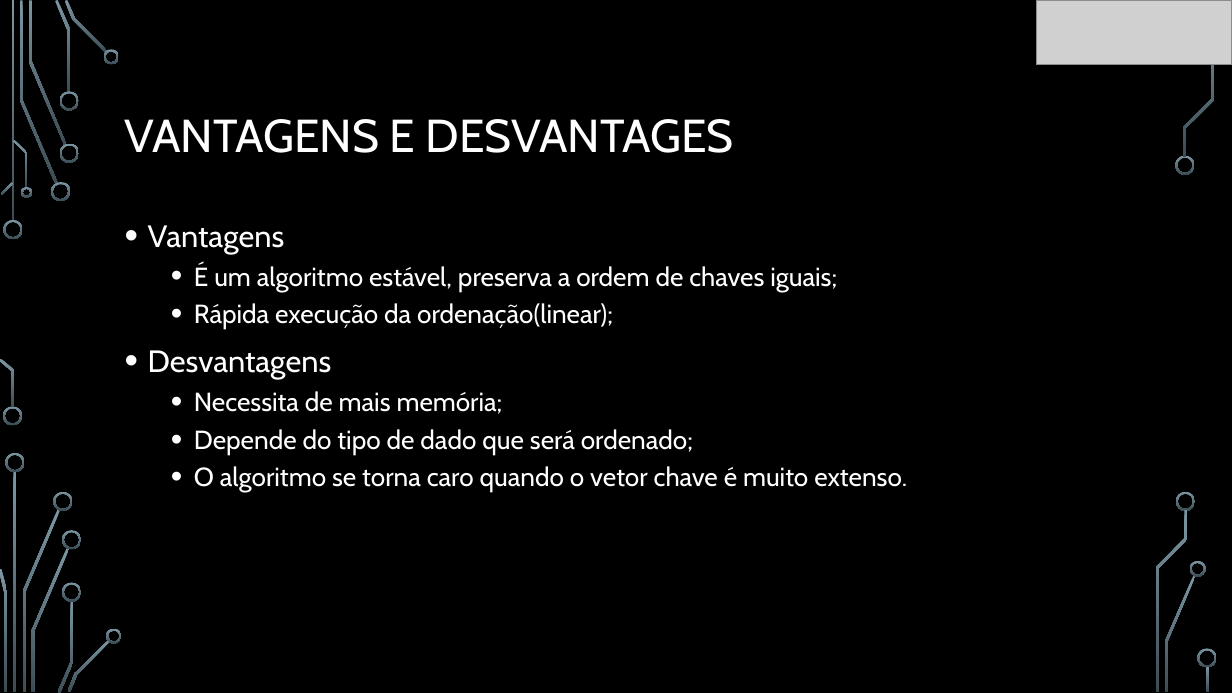
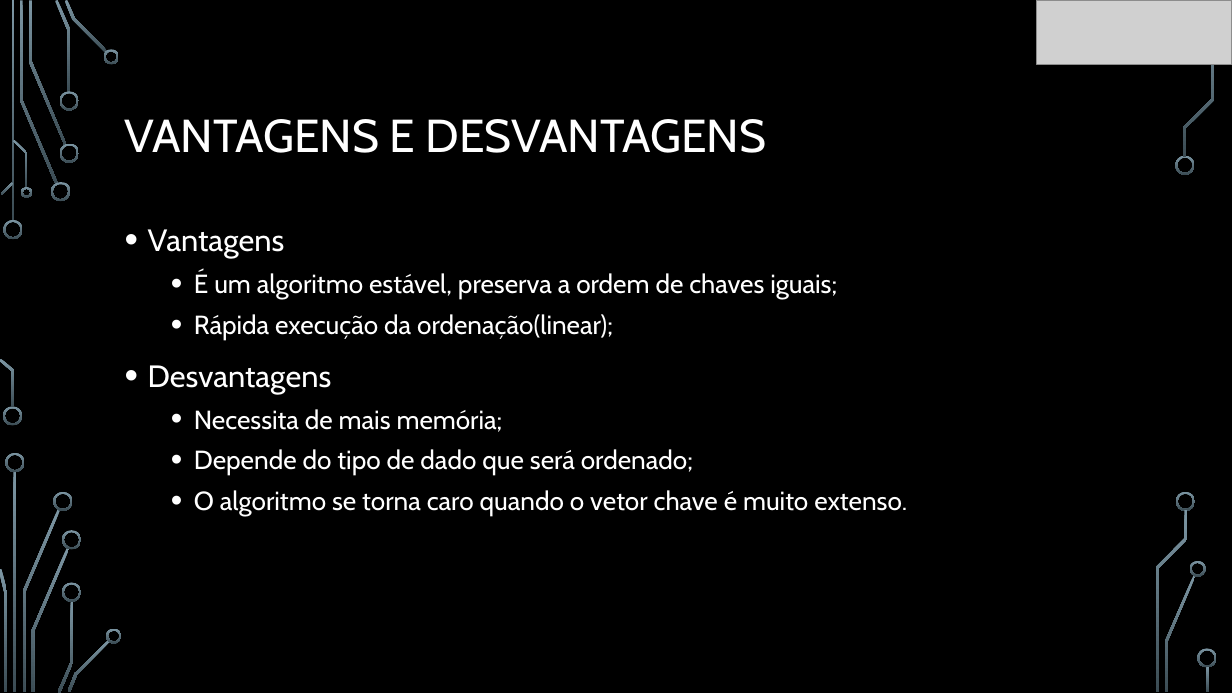
Before and after one commit to Tarlison/Estrutura_de_Dados_I, a slide deck: slide 3 of Algoritmos de Ordenação (Trabalho II)/Slide - Radix sort.pptx. Drawn at 1232x693 pixels with LibreOffice and Linux fonts; fonts in the diff are those of the drawing; grey boxes stand for pictures; background and template pictures are left out. Boxes give left, top, right and bottom in pixels: in the first picture for what was removed or moved away, otherwise in the second. Text is boxed around its words. In the diff, an @@ line names an element or a change of style, - is before the commit and + after.

Commit message:
Correção de ortografia do slide

```diff
--- a/Algoritmos de Ordenação (Trabalho II)/Slide - Radix sort.pptx
+++ b/Algoritmos de Ordenação (Trabalho II)/Slide - Radix sort.pptx
@@ title at bbox=[125, 119, 767, 153]: text changed @@
-VANTAGENS E DESVANTAGES
+VANTAGENS E DESVANTAGENS
@@ text "Vantagens" at bbox=[148, 229, 907, 517]: line spacing 1 to 1.1 @@
```
